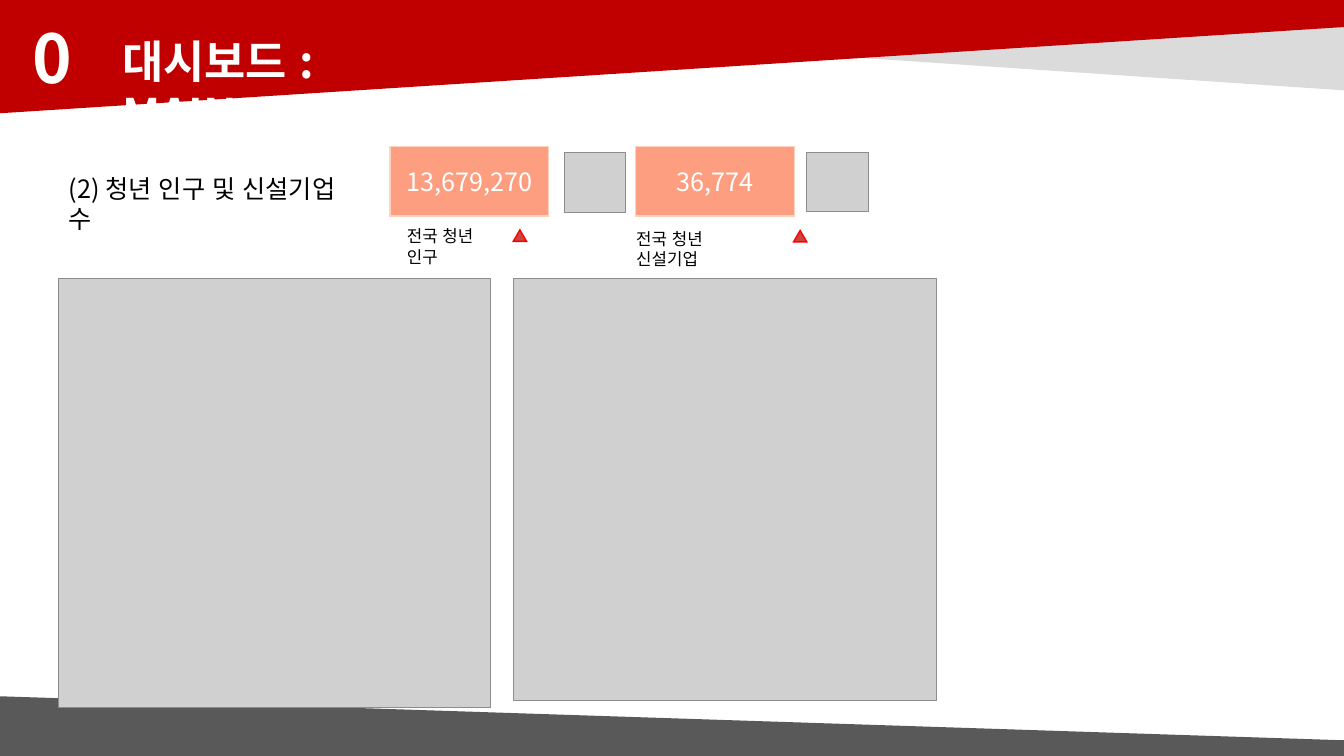
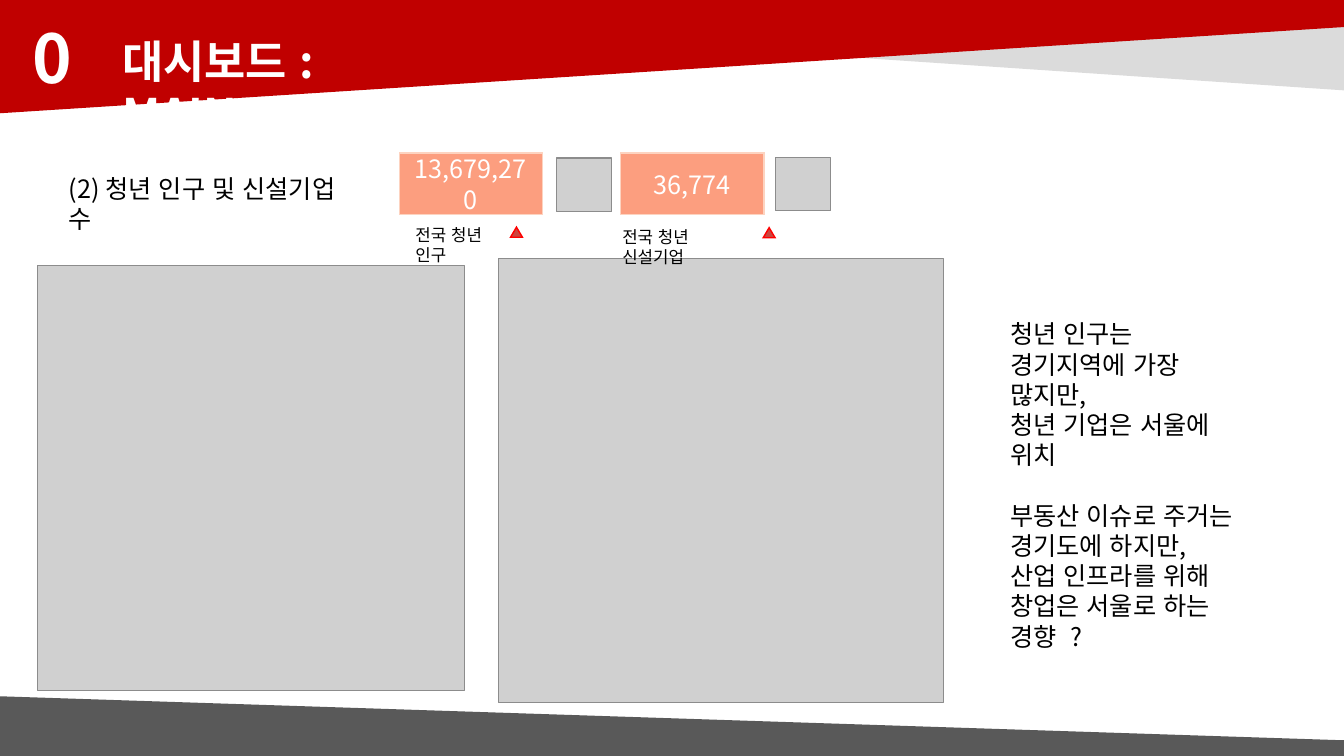
Before and after one commit to hj-10/-, a slide deck: slide 15 of 빅데이터분석_디엠_발표자료.pptx. Drawn at 1344x756 pixels with LibreOffice and Linux fonts; fonts in the diff are those of the drawing; grey boxes stand for pictures. Boxes give left, top, right and bottom in pixels: in the first picture for what was removed or moved away, otherwise in the second. Text is boxed around its words. In the diff, an @@ line names an element or a change of style, - is before the commit and + after.

```diff
--- a/빅데이터분석_디엠_발표자료.pptx
+++ b/빅데이터분석_디엠_발표자료.pptx
@@ rectangle "13,679,270": place and size @@
-rectangle "13,679,270" at [390, 147, 548, 217]
+rectangle "13,679,270" at [399, 153, 542, 215]
@@ picture: place and size @@
-picture at [565, 152, 626, 213]
+picture at [557, 158, 612, 212]
@@ rectangle "36,774": place and size @@
-rectangle "36,774" at [636, 147, 795, 217]
+rectangle "36,774" at [621, 153, 764, 215]
@@ picture: place and size @@
-picture at [807, 152, 868, 212]
+picture at [775, 158, 831, 212]
@@ text "전국 청년 인구": place and size @@
-text "전국 청년 인구" at [407, 228, 473, 265]
+text "전국 청년 인구" at [415, 227, 482, 266]
@@ triangle: place and size @@
-triangle at [513, 230, 526, 241]
+triangle at [510, 227, 522, 237]
@@ text "전국 청년 신설기업": place and size @@
-text "전국 청년 신설기업" at [636, 231, 703, 267]
+text "전국 청년 신설기업" at [622, 229, 689, 265]
@@ triangle: place and size @@
-triangle at [793, 231, 807, 242]
+triangle at [763, 228, 775, 238]
@@ picture: place and size @@
-picture at [58, 278, 490, 708]
+picture at [37, 265, 465, 691]
@@ picture: place and size @@
-picture at [513, 278, 936, 701]
+picture at [498, 258, 943, 703]
@@ text added at [1010, 322, 1233, 617], 18 pt, text #000000 @@
+청년 인구는 경기지역에 가장 많지만,
+청년 기업은 서울에 위치
+부동산 이슈로 주거는 경기도에 하지만,
+산업 인프라를 위해 창업은 서울로 하는 경향 ?
```
Also in this commit, not shown: 13 other slides changed, 4 slides added, 1 slide removed.
